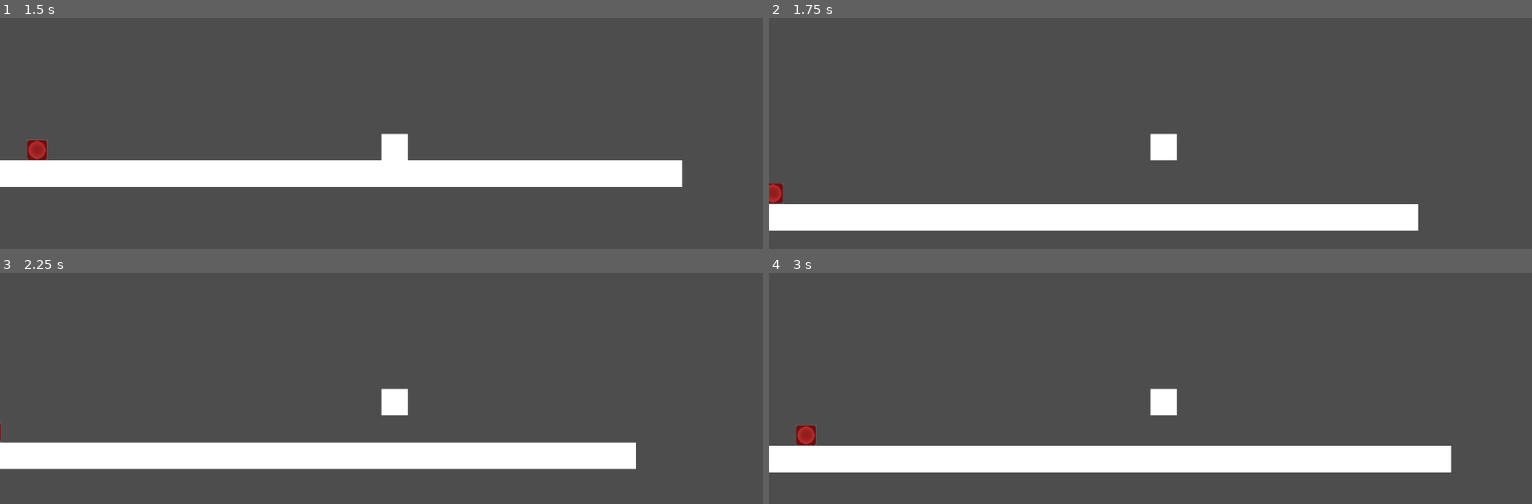
Above: before the commit, frames 1-4 (two rows, left to right).
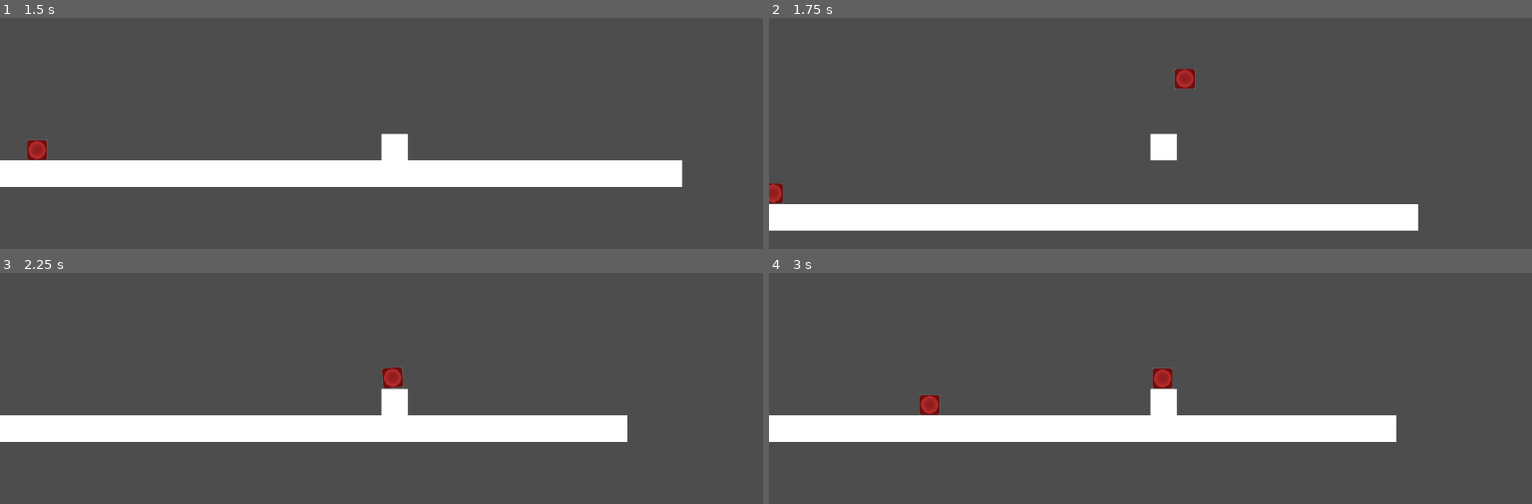
Above: after the commit, the same moments.

Repository: bucket37/tetris-foddian
Game: Godot game, scene res://Main.tscn
Two runs of this game, one before a commit and one after it. Both use one fixed random seed, a clock stepped at 60 frames per second and the inputs below.
Inputs (mouse positions are in pixels of both pictures, inside the frame that each line leads up to):
- Up to frame 1 (1.5 s): tap Enter at 0.5 s; move the mouse to (549, 112) at 0.52 s; hold Tab (ui_accept) 0.53-1.28 s; hold Right (ui_right) from 0.53 s (still down); tap Space at 0.6 s; click (549, 112) at 0.67 s; move the mouse to (228, 154) at 1.27 s; tap Tab (ui_accept) at 1.35 s; click (228, 154) at 1.42 s
- Up to frame 2 (1.75 s): keep holding Right (ui_right); tap Tab (ui_accept) at 1.52 s; tap Space at 1.55 s
- Up to frame 3 (2.25 s): tap Tab (ui_accept) at 1.82 s; move the mouse to (457, 293) at 2.02 s; release Right (ui_right) at 2.03 s; hold Left (ui_left) from 2.03 s (still down); hold Tab (ui_accept) from 2.03 s (still down); tap Space at 2.1 s; click (457, 293) at 2.17 s
- Up to frame 4 (3 s): move the mouse to (1112, 473) at 2.77 s; release Left (ui_left) at 2.78 s; release Tab (ui_accept) at 2.78 s; hold Right (ui_right) from 2.78 s (still down); tap Space at 2.85 s; click (1112, 473) at 2.92 s

Frame 1 is identical in both runs. In frame 2, 0.2% of the frame differs, in the area x 53-56%, y 21-31%; in frame 3, 20%; in frame 4, 20%, in the area x 0-90%, y 41-87%.

Commit message:
tetris peice shapeing started. dont touch shit, you fuckers

Diff:
--- a/new-game-project/Main.tscn
+++ b/new-game-project/Main.tscn
@@ -1,9 +1,10 @@
-[gd_scene load_steps=5 format=3 uid="uid://dk73ibeyiydb8"]
+[gd_scene load_steps=6 format=3 uid="uid://dk73ibeyiydb8"]
 
 [ext_resource type="PackedScene" uid="uid://f1ffxh0qjiko" path="res://Player.tscn" id="1_uu6xs"]
 [ext_resource type="PackedScene" uid="uid://d0d046xl5x01g" path="res://Platform.tscn" id="2_r0du0"]
 [ext_resource type="PackedScene" uid="uid://1gws1w1qiyou" path="res://scenes/TetrisPiece.tscn" id="3_r0du0"]
 [ext_resource type="Script" uid="uid://dsw0olyee1bp" path="res://TetrisSpawner.gd" id="4_cm0pq"]
+[ext_resource type="Script" uid="uid://cawn263dpu8rk" path="res://Portal.gd" id="5_fos0i"]
 
 [node name="Main" type="Node2D"]
 
@@ -18,3 +19,9 @@
 
 [node name="TetrisSpawner" type="Node" parent="."]
 script = ExtResource("4_cm0pq")
+
+[node name="Portal" type="Node2D" parent="."]
+position = Vector2(429, 337)
+script = ExtResource("5_fos0i")
+
+[node name="Sprite2D" type="Sprite2D" parent="Portal"]
--- a/new-game-project/Player.gd
+++ b/new-game-project/Player.gd
@@ -6,6 +6,10 @@
 var gravity = ProjectSettings.get_setting("physics/2d/default_gravity")
 
 func _physics_process(delta):
+	handle_movement(delta)
+	move_and_slide()
+
+func handle_movement(delta):
 	if not is_on_floor():
 		velocity.y += gravity * delta
 
@@ -17,5 +21,3 @@
 		velocity.x = direction * speed
 	else:
 		velocity.x = move_toward(velocity.x, 0, speed)
-
-	move_and_slide()
--- /dev/null
+++ b/new-game-project/Portal.gd
@@ -0,0 +1,62 @@
+extends Node2D
+
+@export var tetris_piece_scene: PackedScene
+@export var grid_size: int = 32
+@export var spawn_interval: float = 2.0
+@export var speed_boost: float = 0.5
+
+var preview_piece: Sprite2D
+var is_controlling_portal: bool = false
+var spawn_timer: float = 0.0
+var current_spawn_interval: float = 2.0
+
+func _ready():
+	tetris_piece_scene = preload("res://scenes/TetrisPiece.tscn")
+	create_preview_piece()
+	position = Vector2(0, -100)
+	current_spawn_interval = spawn_interval
+
+func create_preview_piece():
+	preview_piece = Sprite2D.new()
+	var texture = ImageTexture.new()
+	var image = Image.create(32, 32, false, Image.FORMAT_RGBA8)
+	image.fill(Color(1, 1, 1, 0.3))
+	texture.set_image(image)
+	preview_piece.texture = texture
+	add_child(preview_piece)
+
+func _input(event):
+	if event is InputEventKey and event.pressed and event.keycode == KEY_SPACE:
+		is_controlling_portal = !is_controlling_portal
+		print("Portal control: ", is_controlling_portal)
+
+	if event is InputEventMouseButton and event.pressed and event.button_index == MOUSE_BUTTON_LEFT:
+		current_spawn_interval = speed_boost
+		print("Speed boost activated!")
+
+func _process(delta):
+	# Auto-spawn blocks
+	spawn_timer += delta
+	if spawn_timer >= current_spawn_interval:
+		spawn_tetris_piece()
+		spawn_timer = 0.0
+		current_spawn_interval = spawn_interval
+
+	# Handle portal movement when controlling
+	if is_controlling_portal:
+		# Get mouse position in world coordinates
+		var mouse_pos = get_global_mouse_position()
+		# Only use X position, keep Y fixed at -100
+		position.x = mouse_pos.x
+		position = snap_to_grid(position)
+
+func snap_to_grid(pos: Vector2) -> Vector2:
+	var grid_x = round(pos.x / grid_size) * grid_size
+	var grid_y = round(pos.y / grid_size) * grid_size
+	return Vector2(grid_x, grid_y)
+
+func spawn_tetris_piece():
+	var new_piece = tetris_piece_scene.instantiate()
+	new_piece.position = global_position
+	get_parent().add_child(new_piece)
+	print("Spawned tetris piece at: ", global_position)
Not shown, added: new-game-project/Portal.gd.uid
